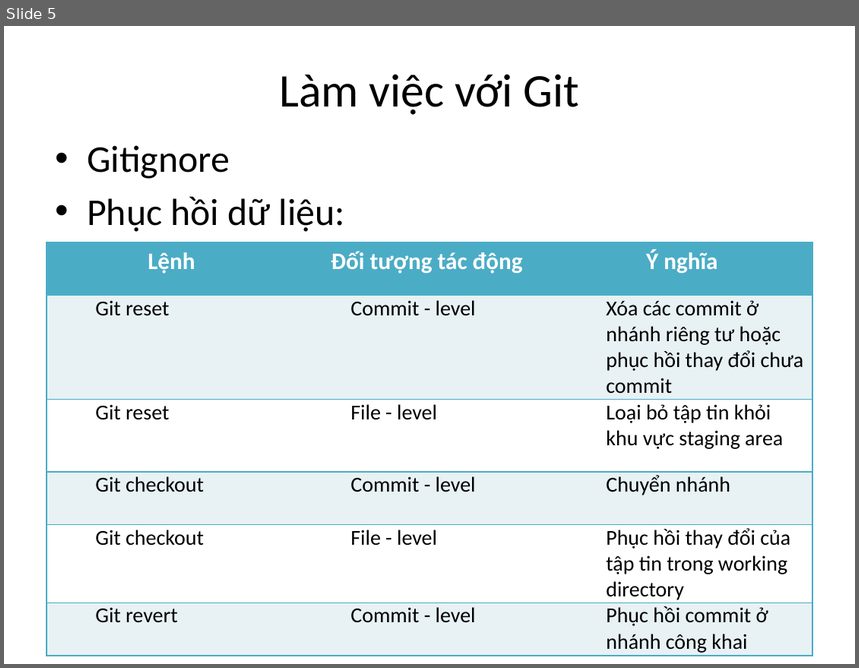
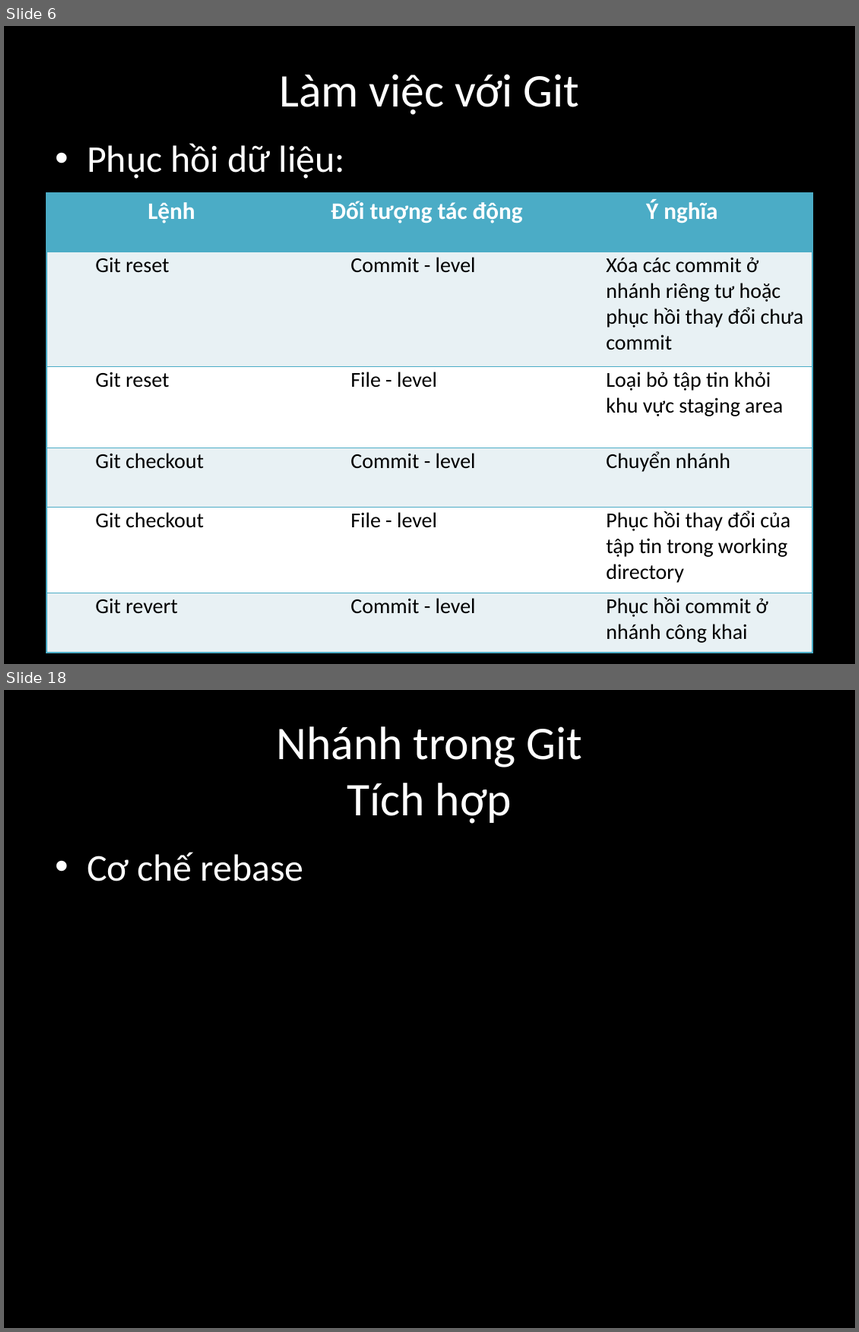
Before and after one commit to ducha228/Seminar, a slide deck: Seminar Git HaND/Seminar_Git_Slide.pptx. Shown one above the other, each under a label of ours: slide 5 before the commit, slides 6 and 18 after it; the slides between them are not shown. The pictures are 859x668 and 859x1332 pixels, drawn with LibreOffice and Linux fonts; fonts in the diff are those of the drawing. Boxes give left, top, right and bottom in pixels: in the first picture for what was removed or moved away, otherwise in the second. Text is boxed around its words. In the diff, an @@ line names an element or a change of style, - is before the commit and + after.

```diff
--- a/Seminar Git HaND/Seminar_Git_Slide.pptx
+++ b/Seminar Git HaND/Seminar_Git_Slide.pptx
@@ slide 18 added at box(4, 690, 855, 1328), background #000000 @@
@@ title added at box(277, 726, 582, 824), 39.6 pt, text #FFFFFF @@
+Nhánh trong Git
+Tích hợp
@@ text added at box(87, 852, 304, 882), 32 pt, text #FFFFFF @@
+• Cơ chế rebase
@@ what was slide 5 is now slide 6 @@
@@ slide 6 changed as well @@
@@ background #FFFFFF to #000000 @@
@@ title "Làm việc với Git" at box(279, 74, 579, 115): text colour #000000 to #FFFFFF @@
@@ text "Phục hồi dữ liệu:" at box(87, 143, 345, 179): text colour #000000 to #FFFFFF @@
@@ text at box(87, 145, 230, 179): paragraph removed @@
-• Gitignore
@@ table: place and size @@
-table at box(47, 243, 813, 656)
+table at box(47, 193, 813, 652)
```
Also in this commit, not shown: 5 other slides changed, 16 other slides added, 1 slide removed, 1 other file.
